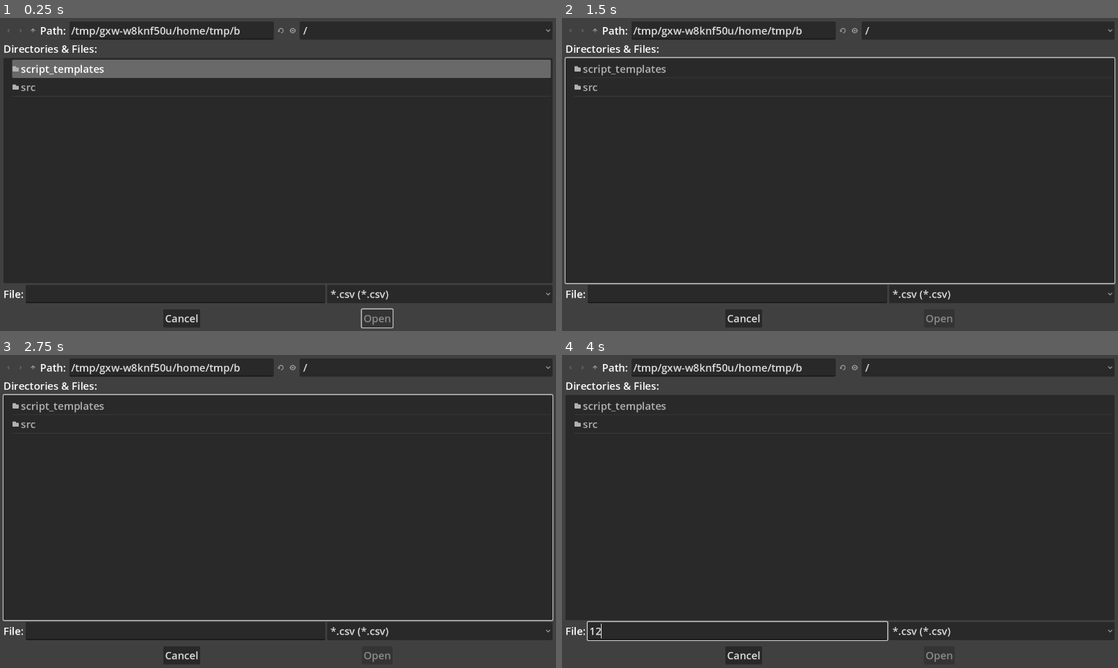
Above: before the commit, frames 1-4 (two rows, left to right).
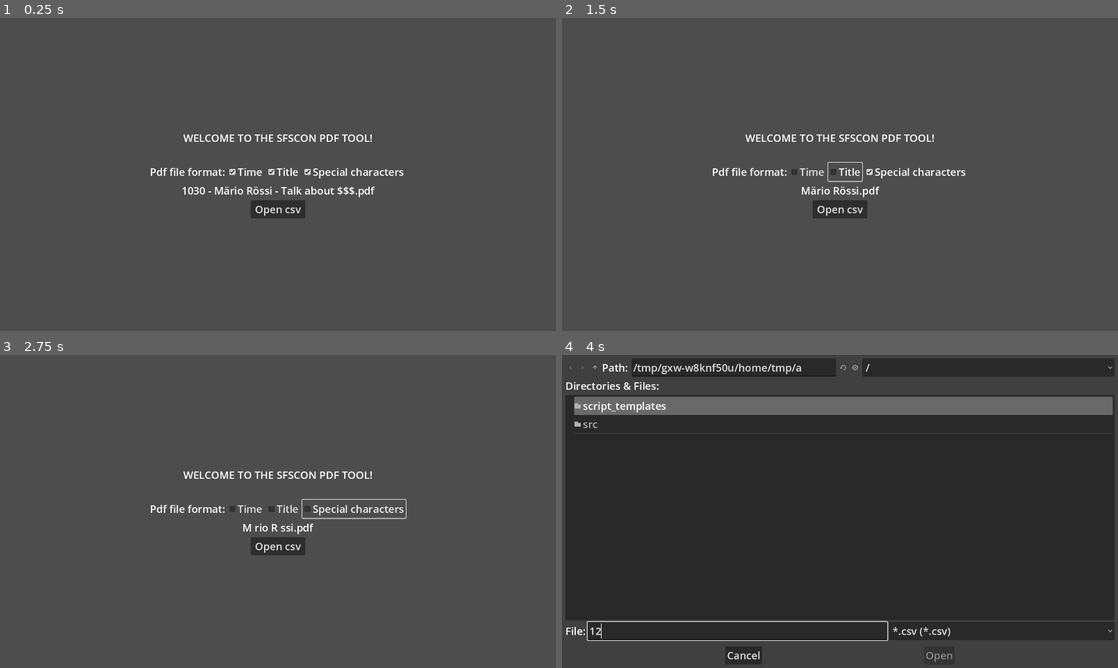
Above: after the commit, the same moments.

Repository: noi-techpark/sfscon-pdf-downloader
Game: Godot game, scene res://src/Main.tscn
The game is run twice, just before and just after one commit, with the same random seed, the same clock (stepped at 60 frames per second) and the same inputs.
Inputs (mouse positions are in pixels of both pictures, inside the frame that each line leads up to):
- Up to frame 1 (0.25 s): no input
- Up to frame 2 (1.5 s): click (806, 171) at 0.5 s, where only the run after the commit has a clickable "Time"; click (845, 171) at 1.25 s, where only the run after the commit has a clickable "Title"
- Up to frame 3 (2.75 s): click (355, 508) at 2 s, where only the run after the commit has a clickable "Special characters"
- Up to frame 4 (4 s): click (840, 545) at 2.75 s, where only the run after the commit has a clickable "Open csv"; click (739, 630) at 3.52 s; type "12" at 3.6 s

The runs differ from the first frame. In frame 1, 81% of the frame differs, in the area x 0-100%, y 1-100%; in frame 2, 82%, in the area x 0-100%, y 1-99%; in frame 3, 82%; in frame 4, 5.6%.

Commit message:
add file format options

Diff:
--- a/app/src/Main.gd
+++ b/app/src/Main.gd
@@ -3,14 +3,6 @@
 # SPDX-License-Identifier: AGPL-3.0-or-later
 
 extends Control
-
-@onready var file_dialog:FileDialog = $WebsiteFileDialog
-@onready var progress_label:Label = $Result/ProgressLabel
-@onready var statistics_label:Label = $Result/Statistics
-@onready var progress_bar:ProgressBar = $Result/ProgressBar
-@onready var http:HTTPRequest = $HTTPRequest
-@onready var errors:RichTextLabel = $Result/Errors
-@onready var errors2:RichTextLabel = $Result/Errors2
 
 # can't be .csv, because Godot treats csv files as translations
 const MAPPING_FILE = "res://SFSCON-mapping.txt"
@@ -33,6 +25,24 @@
 	"11/11/2023" : "Day 2",
 }
 
+@onready var file_dialog:FileDialog = $WebsiteFileDialog
+
+@onready var progress_label:Label = $Result/ProgressLabel
+@onready var statistics_label:Label = $Result/Statistics
+@onready var progress_bar:ProgressBar = $Result/ProgressBar
+@onready var http:HTTPRequest = $HTTPRequest
+@onready var result:VBoxContainer = $Result
+
+@onready var errors:RichTextLabel = $Result/Errors
+@onready var errors2:RichTextLabel = $Result/Errors2
+
+@onready var settings:VBoxContainer = $Settings
+@onready var example:Label = $Settings/Example
+
+@onready var time_checkbox:CheckBox = $Settings/HBoxContainer/TimeCheckbox
+@onready var title_checkbox:CheckBox = $Settings/HBoxContainer/TitleCheckBox
+@onready var regex_checkbox:CheckBox = $Settings/HBoxContainer/RegexCheckbox
+
 var pdf_path:String
 
 # stores the csv combined data
@@ -45,20 +55,41 @@
 
 var regex = RegEx.new()
 
+var include_title:bool
+var include_time:bool
+var include_special_characters:bool
 
 func _ready() -> void:
-	# load last used path, if exists
+	regex.compile("\\w+")
+
+	_load_config()
+	_read_mapping()
+
+	time_checkbox.button_pressed = include_time
+	title_checkbox.button_pressed = include_title
+	regex_checkbox.button_pressed = include_special_characters
+
+	if not pdf_path.is_empty():
+		file_dialog.current_path = pdf_path
+
+	_update_example()
+
+
+func _load_config() -> void:
 	config = ConfigFile.new()
 	config.load("user://settings.cfg")
 	pdf_path = config.get_value("settings", "pdf_path", "")
-
-	_read_mapping()
-
-	if not pdf_path.is_empty():
-		file_dialog.current_path = pdf_path
-	file_dialog.show()
-
-	regex.compile("\\w+")
+	include_title = config.get_value("settings", "include_title", true)
+	include_time = config.get_value("settings", "include_time", true)
+	include_special_characters = config.get_value("settings", "include_special_characters", true)
+
+func _save_config(path:String) -> void:
+	pdf_path = path + "/"
+	config.set_value("settings", "pdf_path", pdf_path)
+	config.set_value("settings", "include_title", include_title)
+	config.set_value("settings", "include_time", include_time)
+	config.set_value("settings", "include_special_characters", include_special_characters)
+	config.save("user://settings.cfg")
 
 func _process(delta) -> void:
 	if counter_done < counter_pdf:
@@ -83,8 +114,12 @@
 			data[id]["room"] = line[MAPPING_ROOM_INDEX]
 			data[id]["track"] = line[MAPPING_TRACK_INDEX]
 
+func _on_submit_pressed():
+	settings.hide()
+	file_dialog.show()
+
 func _on_website_file_dialog_file_selected(path:String) -> void:
-	_save_pdf_path(path.get_base_dir())
+	_save_config(path.get_base_dir())
 
 	var file:FileAccess = FileAccess.open(path, FileAccess.READ)
 	# skip first line
@@ -103,7 +138,7 @@
 					errors.append_text(str(errors.get_line_count()) + ") " + title + "\n")
 				elif pdf_link.begins_with("https://www.sfscon.it/wp-content/uploads/"):
 					data[id]["pdf_link"] = pdf_link
-					data[id]["speaker"] = _escape_speaker(line[WEBSITE_NAME_INDEX])
+					data[id]["speaker"] = _escape_string(line[WEBSITE_NAME_INDEX])
 					data[id]["time"] = line[WEBSITE_TIME_INDEX].substr(0,5).replace(":", "")
 					data[id]["day"] = _get_day(day)
 					counter_pdf += 1
@@ -113,6 +148,8 @@
 	progress_bar.max_value = counter_pdf
 	statistics_label.text = "Total: %d  -  Pdf: %d  -  No Pdf: %d"%[counter_total, counter_pdf, counter_total - counter_pdf]
 	_download_pdfs()
+
+	result.show()
 
 func _download_pdfs() -> void:
 	for id in data.keys():
@@ -134,19 +171,20 @@
 		return
 
 	var dir_name:String = talk["day"]  + " - " + talk["room"] + " - " + talk["track"]
-	var path:String = _prepare_dir(pdf_path, dir_name)
-	var title:String = talk["title"]
-
-	var file_name:String = "%s/%s - %s.pdf"%[path, talk["time"], talk["speaker"]]
+	var base_path:String = _prepare_dir(pdf_path, dir_name)
+
+	var file_name:String = _format_file_name(talk["time"], talk["title"], talk["speaker"])
+
+	var file_path:String = "%s/%s"%[base_path, file_name]
 	# remove new lines, double points and tabs
-	file_name = file_name.replace("..",".").strip_escapes()
-	print(file_name)
-	var file:FileAccess = FileAccess.open(file_name, FileAccess.WRITE)
+	file_path = file_path.replace("..",".")
+	print(file_path)
+	var file:FileAccess = FileAccess.open(file_path, FileAccess.WRITE)
 	file.store_buffer(body)
 	file.flush()
 
-	if not FileAccess.file_exists(file_name):
-		errors2.append_text(str(errors2.get_line_count()) + ") " + file_name + "\n")
+	if not FileAccess.file_exists(file_path):
+		errors2.append_text(str(errors2.get_line_count()) + ") " + file_path + "\n")
 	counter_done += 1
 
 func _prepare_dir(base_path:String, path:String) -> String:
@@ -161,25 +199,16 @@
 		return DAY_MAPPING[day]
 	return "TBD"
 
-func _escape_speaker(speaker:String) -> String:
-	var results:Array[RegExMatch] = regex.search_all(speaker)
+func _escape_string(string:String) -> String:
+	var results:Array[RegExMatch] = regex.search_all(string)
 	var escaped = "";
 
 	# remove non alphanumerical characters
 	if results:
 		for result in results:
 			escaped += " " + result.get_string()
-
-	# other escapes
-	escaped = escaped.strip_escapes()
-	escaped = escaped.strip_edges()
 	return escaped
 
-
-func _save_pdf_path(path:String) -> void:
-	pdf_path = path + "/"
-	config.set_value("settings", "pdf_path", pdf_path)
-	config.save("user://settings.cfg")
 
 func _on_restart_pressed():
 	get_tree().change_scene_to_file("res://src/Main.tscn")
@@ -192,3 +221,50 @@
 	if time == "✗":
 		return false
 	return true
+
+func _on_time_checkbox_toggled(button_pressed):
+	include_time = button_pressed
+	_update_example()
+
+
+func _on_title_check_box_toggled(button_pressed):
+	include_title = button_pressed
+	_update_example()
+
+
+func _on_regex_checkbox_toggled(button_pressed):
+	include_special_characters = button_pressed
+	_update_example()
+
+
+func _update_example() -> void:
+	var time:String = "1030"
+	var title:String = "Talk about $$$"
+	var speaker:String = "Märio Rössi"
+
+	example.text = _format_file_name(time, title, speaker)
+
+func _format_file_name(time:String, title:String, speaker:String) -> String:
+	if not include_time:
+		time = ""
+	if not include_title:
+		title = ""
+
+	if not include_special_characters:
+		title = _escape_string(title)
+		speaker = _escape_string(speaker)
+
+	var text:String = ""
+	if include_time:
+		text = time + " - "
+	text += speaker
+	if include_title:
+		text  += " - " + title
+	text += ".pdf"
+
+	# other escapes
+	text = text.replace("/"," ")
+	text = text.strip_escapes()
+	text = text.strip_edges()
+
+	return text
--- a/app/src/Main.tscn
+++ b/app/src/Main.tscn
@@ -11,6 +11,67 @@
 grow_vertical = 2
 script = ExtResource("1_3qsph")
 
+[node name="Settings" type="VBoxContainer" parent="."]
+custom_minimum_size = Vector2(800, 0)
+layout_mode = 1
+anchors_preset = 8
+anchor_left = 0.5
+anchor_top = 0.5
+anchor_right = 0.5
+anchor_bottom = 0.5
+offset_left = -59.0
+offset_top = -18.5
+offset_right = 59.0
+offset_bottom = 18.5
+grow_horizontal = 2
+grow_vertical = 2
+theme_override_constants/separation = 5
+
+[node name="Welcome" type="Label" parent="Settings"]
+layout_mode = 2
+text = "WELCOME TO THE SFSCON PDF TOOL!"
+horizontal_alignment = 1
+
+[node name="HSeparator" type="HSeparator" parent="Settings"]
+modulate = Color(1, 1, 1, 0)
+custom_minimum_size = Vector2(0, 30)
+layout_mode = 2
+
+[node name="HBoxContainer" type="HBoxContainer" parent="Settings"]
+layout_mode = 2
+theme_override_constants/separation = 5
+alignment = 1
+
+[node name="Description" type="Label" parent="Settings/HBoxContainer"]
+layout_mode = 2
+text = "Pdf file format:"
+horizontal_alignment = 1
+
+[node name="TimeCheckbox" type="CheckBox" parent="Settings/HBoxContainer"]
+layout_mode = 2
+button_pressed = true
+text = "Time"
+
+[node name="TitleCheckBox" type="CheckBox" parent="Settings/HBoxContainer"]
+layout_mode = 2
+button_pressed = true
+text = "Title"
+
+[node name="RegexCheckbox" type="CheckBox" parent="Settings/HBoxContainer"]
+layout_mode = 2
+button_pressed = true
+text = "Special characters"
+
+[node name="Example" type="Label" parent="Settings"]
+layout_mode = 2
+text = "1030 - Märio Rössi - Talk about $$$.pdf"
+horizontal_alignment = 1
+
+[node name="Submit" type="Button" parent="Settings"]
+layout_mode = 2
+size_flags_horizontal = 4
+text = " Open csv "
+
 [node name="WebsiteFileDialog" type="FileDialog" parent="."]
 title = "Open website export csv"
 initial_position = 2
@@ -23,6 +84,7 @@
 filters = PackedStringArray("*.csv")
 
 [node name="Result" type="VBoxContainer" parent="."]
+visible = false
 layout_mode = 1
 anchors_preset = -1
 anchor_left = 0.0804688
@@ -79,24 +141,18 @@
 focus_mode = 2
 selection_enabled = true
 
-[node name="Restart" type="Button" parent="."]
-layout_mode = 1
-anchors_preset = -1
-anchor_left = 0.875
-anchor_top = 0.042
-anchor_right = 0.977
-anchor_bottom = 0.128
-offset_left = -6.10352e-05
-offset_top = -0.120001
-offset_right = -0.280029
-offset_bottom = -0.0800018
-grow_horizontal = 2
-grow_vertical = 2
+[node name="Restart" type="Button" parent="Result"]
+layout_mode = 2
+size_flags_horizontal = 4
 text = "Restart"
 metadata/_edit_use_anchors_ = true
 
 [node name="HTTPRequest" type="HTTPRequest" parent="."]
 use_threads = true
 
+[connection signal="toggled" from="Settings/HBoxContainer/TimeCheckbox" to="." method="_on_time_checkbox_toggled"]
+[connection signal="toggled" from="Settings/HBoxContainer/TitleCheckBox" to="." method="_on_title_check_box_toggled"]
+[connection signal="toggled" from="Settings/HBoxContainer/RegexCheckbox" to="." method="_on_regex_checkbox_toggled"]
+[connection signal="pressed" from="Settings/Submit" to="." method="_on_submit_pressed"]
 [connection signal="file_selected" from="WebsiteFileDialog" to="." method="_on_website_file_dialog_file_selected"]
-[connection signal="pressed" from="Restart" to="." method="_on_restart_pressed"]
+[connection signal="pressed" from="Result/Restart" to="." method="_on_restart_pressed"]
